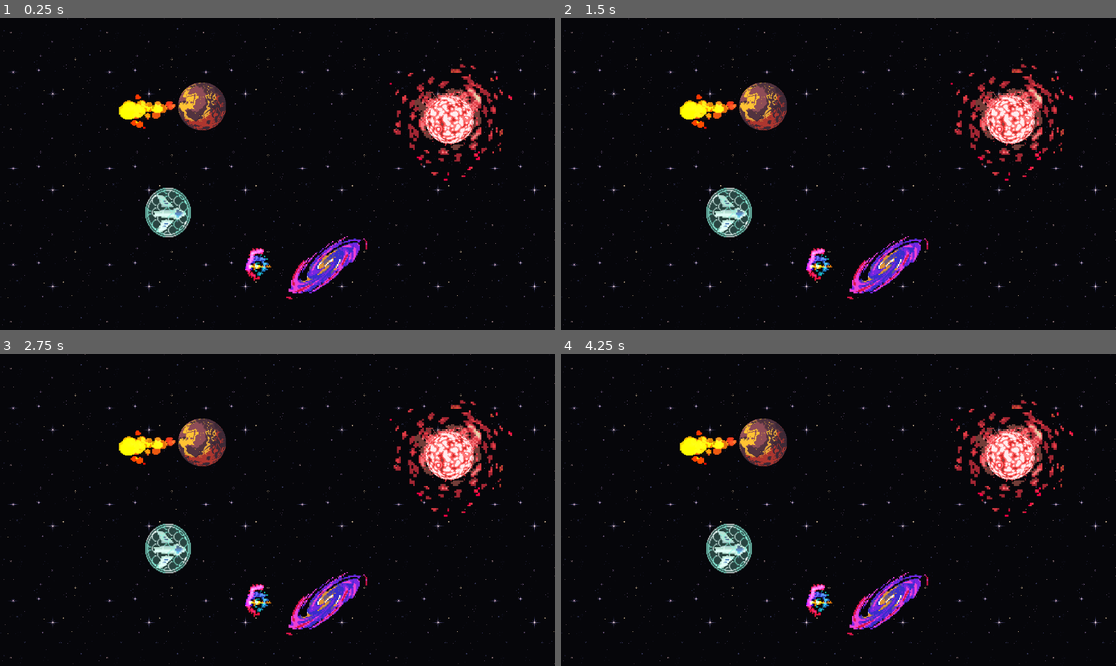
Above: before the commit, frames 1-4 (two rows, left to right).
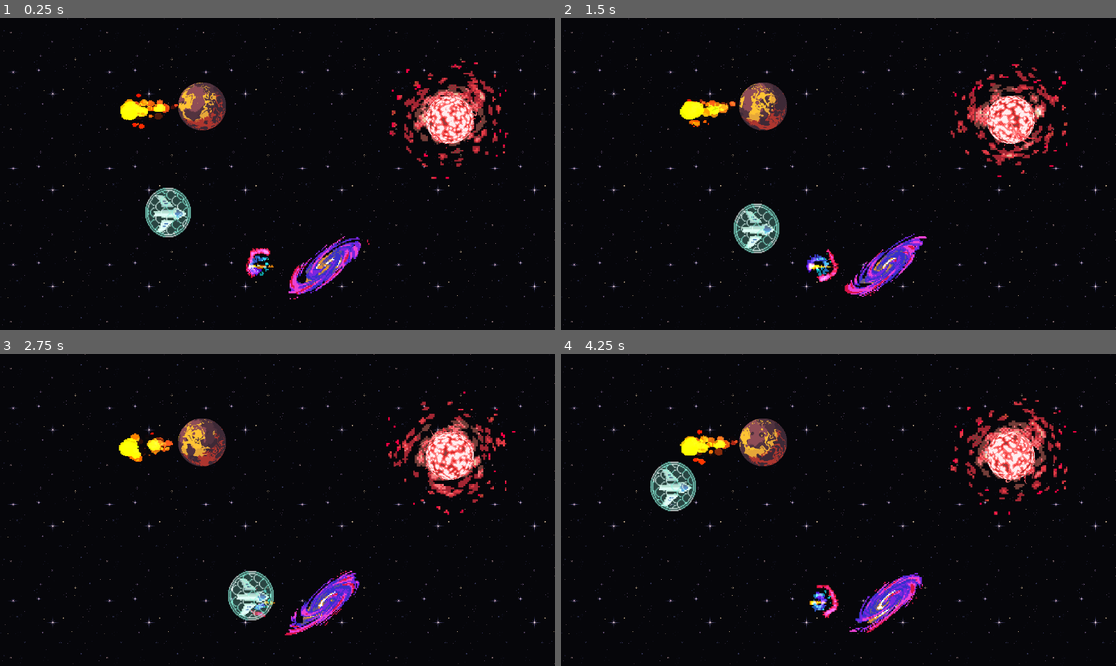
Above: after the commit, the same moments.

Repository: wonhs0191/GAME-2-Random-Defense-
Game: Godot game, scene res://prototype_won/prototype_won.tscn
Two runs of this game, one before a commit and one after it. Both use one fixed random seed, a clock stepped at 60 frames per second and the inputs below. The project has no main scene, so this scene is started directly.
Inputs (mouse positions are in pixels of both pictures, inside the frame that each line leads up to):
- Up to frame 1 (0.25 s): no input
- Up to frame 2 (1.5 s): move the mouse to (960, 158) at 0.52 s; click (960, 158) at 0.67 s; drag from (727, 189) to (810, 236) at 1.27 s
- Up to frame 3 (2.75 s): move the mouse to (333, 441) at 2.02 s; click (333, 441) at 2.17 s
- Up to frame 4 (4.25 s): drag from (810, 572) to (672, 463) at 2.77 s; move the mouse to (1005, 556) at 3.52 s; click (1005, 556) at 3.67 s

The runs differ from the first frame. In frame 1, 5.2% of the frame differs, in the area x 21-93%, y 13-91%; in frame 2, 7.3%; in frame 3, 7.2%; in frame 4, 7.4%, in the area x 16-93%, y 14-91%.

Commit message:
^_^ all animation start in debug & add DragDrop feature

Diff:
--- /dev/null
+++ b/prototype_won/prototype_won.gd
@@ -0,0 +1,126 @@
+extends Node2D
+
+# 드래그 관련 변수
+var draggable_nodes = []  # 드래그 가능한 노드들
+var selected_node = null  # 현재 선택된 노드
+var drag_offset = Vector2.ZERO  # 드래그 시작 시 오프셋
+
+
+# Called when the node enters the scene tree for the first time.
+func _ready():
+	# 모든 애니메이션 시작
+	start_all_animations()
+
+	# 드래그 가능한 노드들 초기화
+	setup_draggable_nodes()
+
+
+func start_all_animations():
+	# Planet_1의 공격 애니메이션
+	var planet1_attack = $Planet_1/Attack_1/AnimatedSprite2D
+	if planet1_attack:
+		planet1_attack.play("attack_1")
+
+	# Planet_1의 행성 애니메이션
+	var planet1_sprite = $Planet_1/AnimatedSprite2D
+	if planet1_sprite:
+		planet1_sprite.play("planet_1")
+
+	# Planet_2의 공격 애니메이션
+	var planet2_attack = $Planet_2/Attack_1/AnimatedSprite2D
+	if planet2_attack:
+		planet2_attack.play("new_animation")
+
+	# Planet_2의 행성 애니메이션
+	var planet2_sprite = $Planet_2/AnimatedSprite2D
+	if planet2_sprite:
+		planet2_sprite.play("planet_2")
+
+	# Planet_3의 공격 애니메이션
+	var planet3_attack = $Planet_3/Attack_3/AnimatedSprite2D
+	if planet3_attack:
+		planet3_attack.play()  # default 애니메이션
+
+	# Planet_3의 행성 애니메이션
+	var planet3_sprite = $Planet_3/AnimatedSprite2D
+	if planet3_sprite:
+		planet3_sprite.play("planet_3_1")
+
+	# Enemy의 방패 애니메이션
+	var enemy_shield = $Enemy/AnimatedSprite2D
+	if enemy_shield:
+		enemy_shield.play("default")
+
+
+func setup_draggable_nodes():
+	# 드래그 가능한 노드들을 배열에 추가
+	draggable_nodes = [
+		$Planet_1,
+		$Planet_2,
+		$Planet_3,
+		$Enemy
+	]
+
+
+func _input(event):
+	# 마우스 입력 처리
+	if event is InputEventMouseButton:
+		if event.button_index == MOUSE_BUTTON_LEFT:
+			if event.pressed:
+				# 마우스 버튼을 누름 - 노드 선택
+				select_node_at_position(event.global_position)
+			else:
+				# 마우스 버튼을 뗌 - 드래그 종료
+				selected_node = null
+				drag_offset = Vector2.ZERO
+
+	elif event is InputEventMouseMotion:
+		# 마우스 이동 - 드래그 중이면 노드 이동
+		if selected_node != null:
+			selected_node.global_position = event.global_position - drag_offset
+
+
+func select_node_at_position(mouse_pos: Vector2):
+	# 마우스 위치에서 클릭된 노드 찾기 (역순으로 확인하여 위에 있는 노드가 우선 선택되도록)
+	for i in range(draggable_nodes.size() - 1, -1, -1):
+		var node = draggable_nodes[i]
+		if node == null:
+			continue
+
+		# 노드의 스프라이트를 찾아서 클릭 영역 확인
+		var sprite = null
+		var sprite_size = Vector2.ZERO
+
+		# Enemy의 경우 Sprite2D를 먼저 확인
+		if node.name == "Enemy":
+			var sprite2d = node.get_node_or_null("Sprite2D")
+			if sprite2d and sprite2d.texture:
+				sprite = sprite2d
+				sprite_size = sprite2d.texture.get_size() * sprite2d.scale
+
+		# AnimatedSprite2D 확인
+		if sprite == null:
+			var anim_sprite = node.get_node_or_null("AnimatedSprite2D")
+			if anim_sprite:
+				sprite = anim_sprite
+				# 현재 프레임의 텍스처 크기 가져오기
+				if anim_sprite.sprite_frames and anim_sprite.animation:
+					var frame_texture = anim_sprite.sprite_frames.get_frame_texture(anim_sprite.animation, anim_sprite.frame)
+					if frame_texture:
+						sprite_size = frame_texture.get_size() * anim_sprite.scale
+
+		if sprite != null and sprite_size != Vector2.ZERO:
+			# 스프라이트의 전역 위치 가져오기
+			var sprite_global_pos = sprite.global_position
+
+			# 클릭 영역 확인 (사각형 체크)
+			var rect = Rect2(
+				sprite_global_pos - sprite_size / 2,
+				sprite_size
+			)
+
+			if rect.has_point(mouse_pos):
+				# 노드 선택 및 드래그 오프셋 계산
+				selected_node = node
+				drag_offset = mouse_pos - node.global_position
+				break
--- a/prototype_won/prototype_won.tscn
+++ b/prototype_won/prototype_won.tscn
@@ -1,6 +1,7 @@
-[gd_scene load_steps=642 format=3 uid="uid://df6c8qq1wgbih"]
+[gd_scene load_steps=643 format=3 uid="uid://df6c8qq1wgbih"]
 
 [ext_resource type="Texture2D" uid="uid://du8qh11tlsap6" path="res://prototype_won/Space Background.png" id="1_55gsw"]
+[ext_resource type="Script" path="res://prototype_won/prototype_won.gd" id="1_yyjtb"]
 [ext_resource type="Texture2D" uid="uid://4ey3wq3jg54h" path="res://prototype_won/1743154828.png" id="2_e5g23"]
 [ext_resource type="Texture2D" uid="uid://g7smonk6qol5" path="res://prototype_won/2/1_0.png" id="3_l701c"]
 [ext_resource type="Texture2D" uid="uid://drj2poaki0x62" path="res://prototype_won/2/1_1.png" id="4_5ird1"]
@@ -4188,6 +4189,7 @@
 }]
 
 [node name="PrototypeWon" type="Node2D"]
+script = ExtResource("1_yyjtb")
 
 [node name="Background" type="TextureRect" parent="."]
 offset_right = 1288.0
